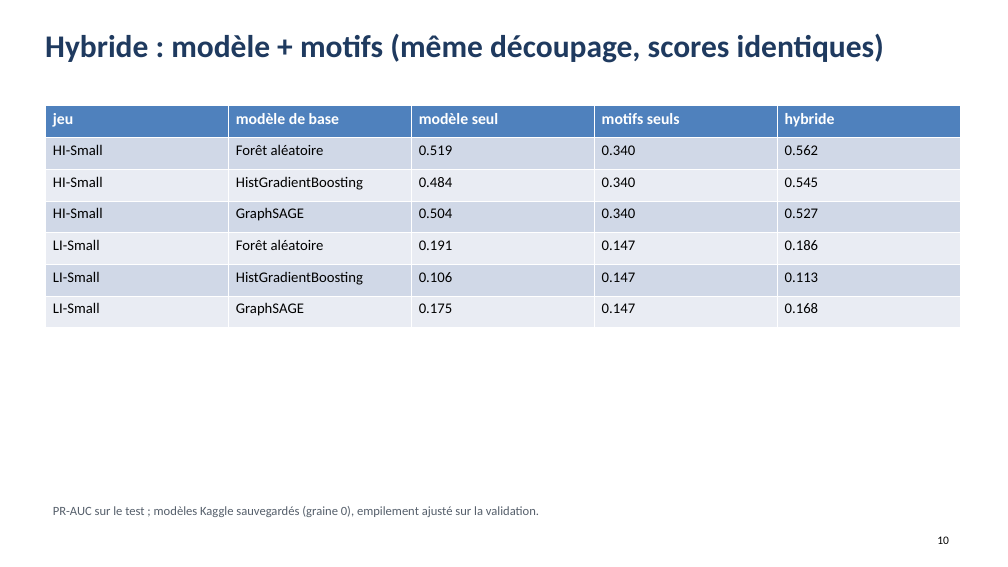
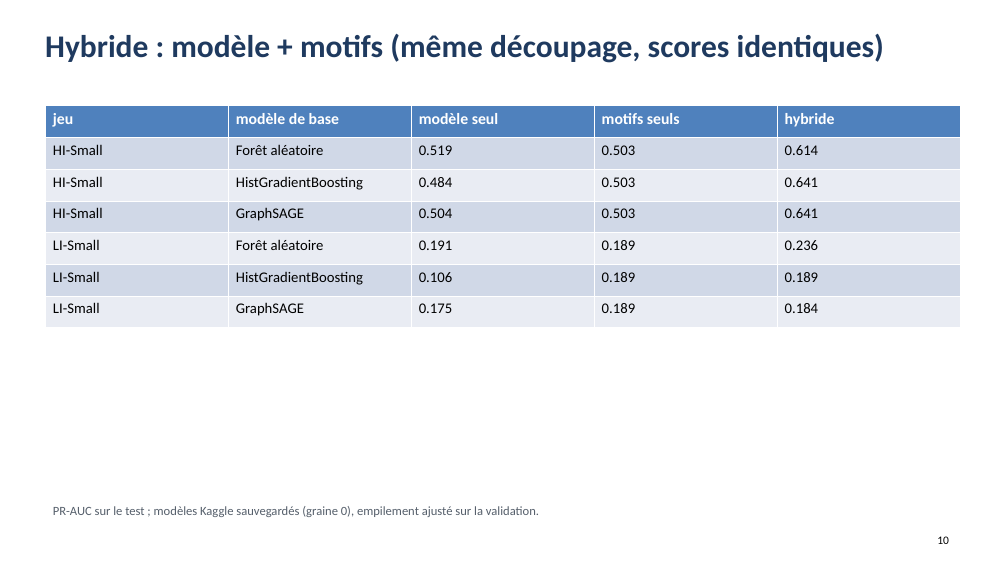
Before and after one commit to Abeidak/aml-graphminer, a slide deck: slide 10 of paper/soutenance/AML-GraphMiner_soutenance.pptx. Drawn at 1008x567 pixels with LibreOffice and Linux fonts; fonts in the diff are those of the drawing. Boxes give left, top, right and bottom in pixels: in the first picture for what was removed or moved away, otherwise in the second. Text is boxed around its words. In the diff, an @@ line names an element or a change of style, - is before the commit and + after.

```diff
--- a/paper/soutenance/AML-GraphMiner_soutenance.pptx
+++ b/paper/soutenance/AML-GraphMiner_soutenance.pptx
@@ table at bbox=[45, 106, 960, 328] @@
-row 2, column 4: 0.340
+row 2, column 4: 0.503
-row 2, column 5: 0.562
+row 2, column 5: 0.614
-row 3, column 4: 0.340
+row 3, column 4: 0.503
-row 3, column 5: 0.545
+row 3, column 5: 0.641
-row 4, column 4: 0.340
+row 4, column 4: 0.503
-row 4, column 5: 0.527
+row 4, column 5: 0.641
-row 5, column 4: 0.147
+row 5, column 4: 0.189
-row 5, column 5: 0.186
+row 5, column 5: 0.236
-row 6, column 4: 0.147
+row 6, column 4: 0.189
-row 6, column 5: 0.113
+row 6, column 5: 0.189
-row 7, column 4: 0.147
+row 7, column 4: 0.189
-row 7, column 5: 0.168
+row 7, column 5: 0.184
```
Also in this commit, not shown: 2 other slides changed, 11 other files.
